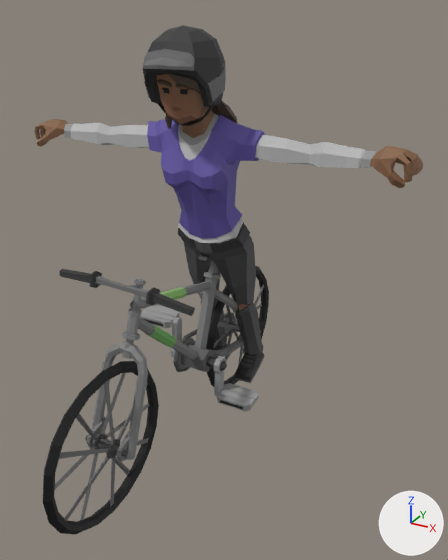
The glTF model sets/cyclist-animation/gltf-exports/cyclist-animation/cyclist-3-animation-v1.gltf as it was, and as the next commit left it.
Rendered twice from a camera (50 mm lens) standing at (1.58, -2.32, 2.12) and looking at (0.29, 0.03, 0.94). Arrows for +X, +Y and +Z are at lower right; the lights stay in place. Vertices at the same position are counted once.

Objects in the first picture: 'Character_13.001', 'Character_2', 'SM_Veh_Bike_02_Combined'.
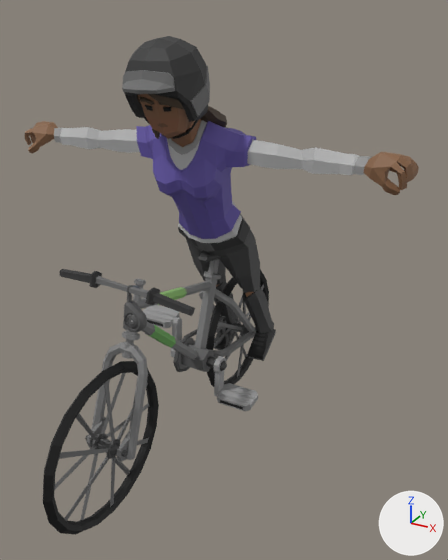
Location of each change, [x1, y1, x2, y2] in pixels of the pictures (448 x 560 px):
'Character_2', mesh turned
    before: [34, 73, 423, 383]
    after: [25, 94, 419, 361]
'Character_13.001', mesh turned
    before: [143, 25, 226, 126]
    after: [122, 36, 210, 139]
'Horn', added
    after: [123, 285, 147, 332]

Patch to the scene script:
```diff
--- a/sets/cyclist-animation/gltf-exports/cyclist-animation/cyclist-3-animation-v1.gltf.py
+++ b/sets/cyclist-animation/gltf-exports/cyclist-animation/cyclist-3-animation-v1.gltf.py
@@ me_character_13_001 @@
 me_character_13_001.from_pydata(...)  # 185 vertices, 344 faces; spans x -0.062..0.292, y -0.198..0.195, z 1.649..2.05
 # used by ob_character_13_001; location = (0.0, 0.0, 0.0)
+# me_character_13_001 part 1: the whole mesh is turned 10.9 degrees about the x axis through its middle, then moved by (0.0, -0.137, -0.041)
 me_character_13_001.materials.append(mat_atlas_colors)
@@ me_character_2 @@
 me_character_2.from_pydata(...)  # 983 vertices, 1932 faces; spans x -0.86..1.1, y -0.12..0.56, z 0.19..2.02
 # used by ob_character_2; location = (0.0, 0.0, 0.0)
+# me_character_2 part 2: the whole mesh is turned 10.9 degrees about the x axis through its middle, then moved by (0.0, 0.0, 0.01)
 me_character_2.materials.append(mat_atlas_colors)
@@ me_plane_001 @@
+me_plane_001.from_pydata(...)  # 426 vertices, 803 faces; spans x 0.132..0.225, y -0.536..-0.467, z 0.895..1.088
+me_plane_001.materials.append(mat_atlas_colors)  # picture img_atlas_colors_diffuse
@@ ob_horn @@
+ob_horn = bpy.data.objects.new('Horn', me_plane_001)
+ob_horn.location = (0.0, 0.0, 0.0)
```
